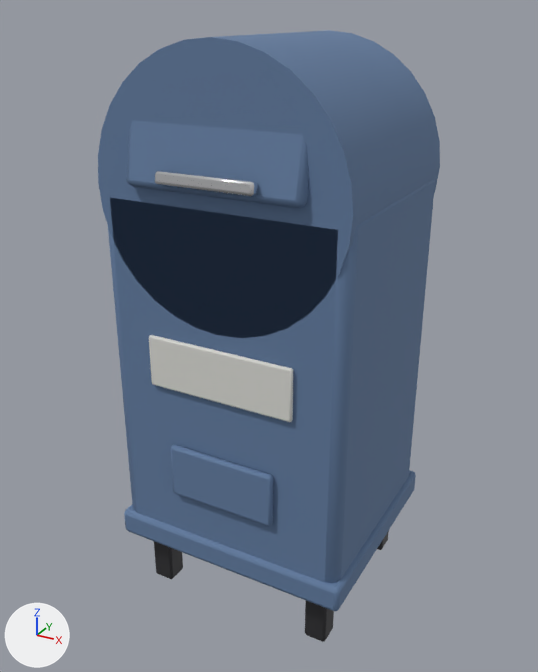
A saved change to the glTF model assets/props/mailbox.glb.
Camera for both pictures: a 50 mm camera at (0.702, -1.31, 1.252) aimed at (-0.008, -0.019, 0.606). The axes (+X, +Y, +Z) are drawn at lower left. The lights are the same throughout. The older version comes first. Vertices at exactly the same position are counted once.

The older version as bpy lines, for what is in view:
```python
me_mailbox = bpy.data.meshes.new('mailbox')
me_mailbox.from_pydata(...)  # 624 vertices, 1204 faces; spans x -0.27..0.27, y -0.27..0.24, z 0.0..1.21
# faces by material slot: [432, 556, 108, 108]
me_mailbox.materials.append(mat_metal_dark)  # dark grey #454548
me_mailbox.materials.append(mat_paint_blue)  # blue #617ca0
me_mailbox.materials.append(mat_chrome)  # white #edeff1
me_mailbox.materials.append(mat_trim_white)  # light grey #ddddd7
ob_mailbox = bpy.data.objects.new('mailbox', me_mailbox)
ob_mailbox.location = (0.0, 0.0, 0.0)
```
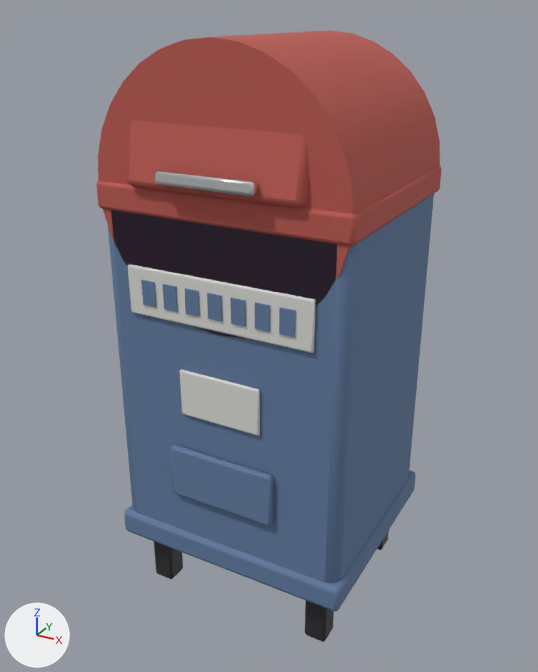
Where the change shows, as pixel boxes (x1, y1, x2, y2) in the pictures (538 x 672 px; the box of a moved part takes in the faces that stretch with it):
'mailbox', reshaped: before (98, 30, 440, 642); after (96, 30, 442, 642)
part 1 of me_mailbox, added: after (141, 280, 157, 307)
part 2 of me_mailbox, added: after (163, 284, 178, 312)
part 3 of me_mailbox, added: after (184, 288, 200, 317)
part 4 of me_mailbox, added: after (207, 293, 223, 322)
part 5 of me_mailbox, added: after (230, 298, 246, 327)
part 6 of me_mailbox, added (blue): after (255, 302, 270, 332)
part 7 of me_mailbox, added (blue): after (279, 307, 296, 338)
part 8 of me_mailbox, moved or reshaped: before (149, 335, 293, 422); after (128, 264, 315, 353)
part 9 of me_mailbox, added (red): after (96, 166, 442, 246)
part 10 of me_mailbox, added: after (180, 369, 260, 436)
part 11 of me_mailbox, recoloured (blue to red): (98, 30, 440, 337) in both

The change, as a diff of the scene's bpy script:
```diff
--- a/assets/props/mailbox.glb.py
+++ b/assets/props/mailbox.glb.py
@@ mat_paint_red @@
+mat_paint_red = principled_material('paint_red')
+mat_paint_red.base_color = (0.5, 0.1, 0.08)  # red #bc5950
+mat_paint_red.roughness = 0.8
@@ me_mailbox @@
 # used by ob_mailbox; location = (0.0, 0.0, 0.0)
-me_mailbox.from_pydata(...)  # 624 vertices, 1204 faces; spans x -0.27..0.27, y -0.27..0.24, z 0.0..1.21
+me_mailbox.from_pydata(...)  # 792 vertices, 1504 faces; spans x -0.27..0.27, y -0.27..0.24, z 0.0..1.21
+# me_mailbox part 1: a new loose piece, a box spanning x -0.165..-0.135, y -0.241..-0.238, z 0.725..0.775, in mat_paint_blue (blue #617ca0)
+# me_mailbox part 2: a new loose piece, a box spanning x -0.115..-0.085, y -0.241..-0.238, z 0.725..0.775, in mat_paint_blue (blue #617ca0)
+# me_mailbox part 3: a new loose piece, a box spanning x -0.065..-0.035, y -0.241..-0.238, z 0.725..0.775, in mat_paint_blue (blue #617ca0)
+# me_mailbox part 4: a new loose piece, a box spanning x -0.015..0.015, y -0.241..-0.238, z 0.725..0.775, in mat_paint_blue (blue #617ca0)
+# me_mailbox part 5: a new loose piece, a box spanning x 0.035..0.065, y -0.241..-0.238, z 0.725..0.775, in mat_paint_blue (blue #617ca0)
+# me_mailbox part 6: a new loose piece, a box spanning x 0.085..0.115, y -0.241..-0.238, z 0.725..0.775, in mat_paint_blue (blue #617ca0)
+# me_mailbox part 7: a new loose piece, a box spanning x 0.135..0.165, y -0.241..-0.238, z 0.725..0.775, in mat_paint_blue (blue #617ca0)
+# me_mailbox part 8: the loose piece of 56 vertices spanning x -0.16..0.16, y -0.24..-0.23, z 0.55..0.66 is multiplied about its middle by the matrix ((1.255, 0.0, 0.0), (0.0, 0.761, 0.0), (0.0, 0.0, 0.909)), then moved by (0.0, 0.001, 0.145)
+# me_mailbox part 9: a new loose piece of 56 vertices spanning x -0.265..0.265, y -0.235..0.235, z 0.9..0.955, in mat_paint_red (red #bc5950)
+# me_mailbox part 10: a new loose piece of 56 vertices spanning x -0.09..0.09, y -0.238..-0.23, z 0.5..0.6, in mat_trim_white (light grey #ddddd7)
+# me_mailbox part 11: 232 faces spanning x -0.26..0.26, y -0.251..0.23, z 0.69..1.21 switch from mat_paint_blue (blue #617ca0) to mat_paint_red (red #bc5950)
 me_mailbox.materials.append(mat_metal_dark)
```
